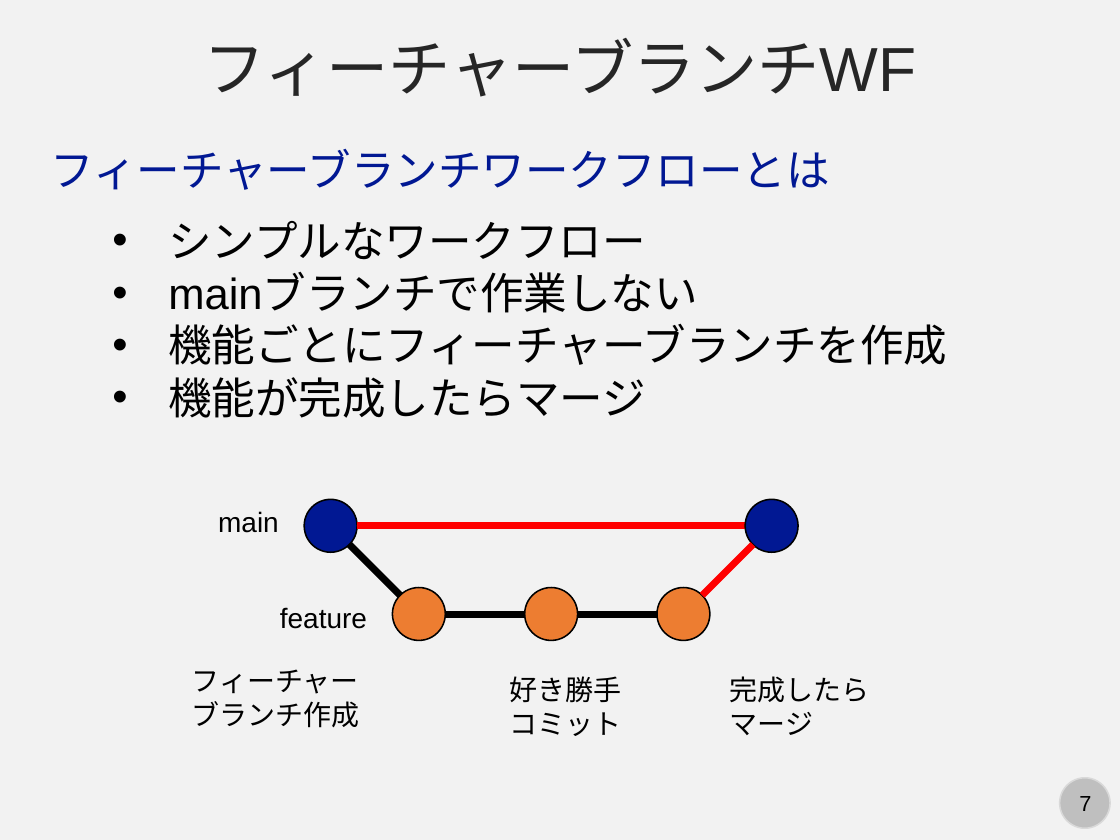
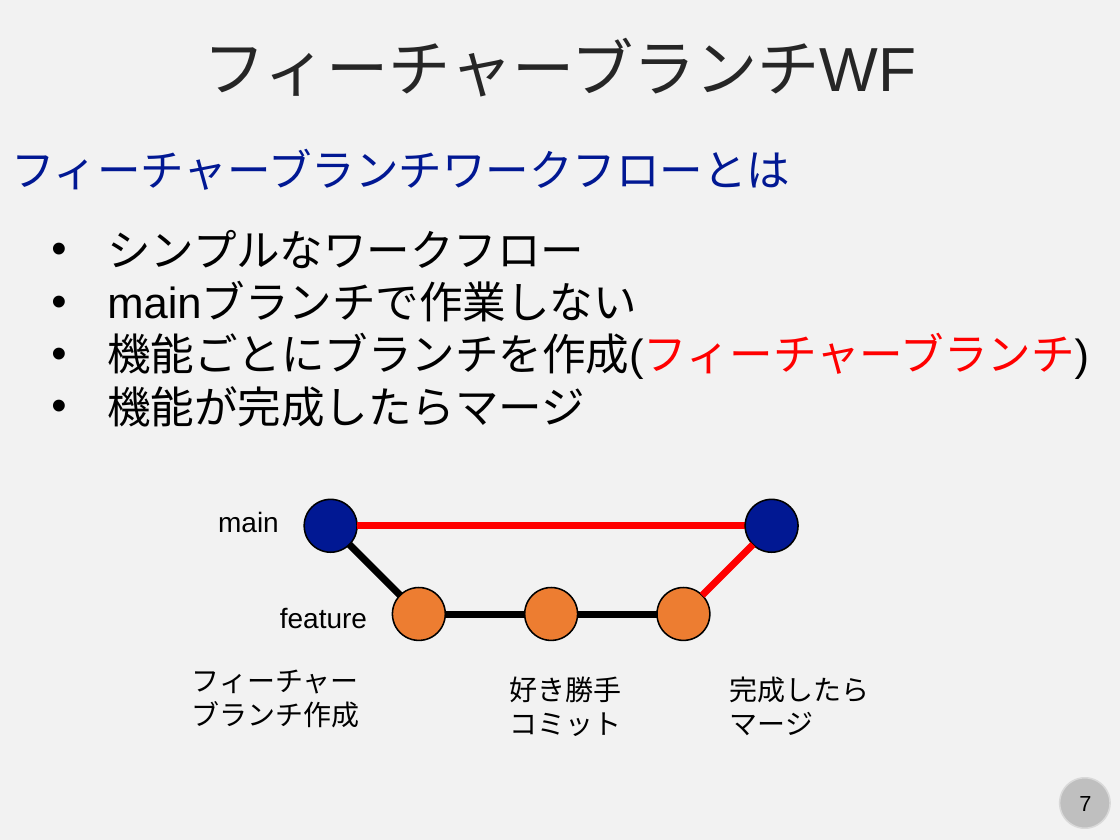
Before and after one commit to kaityo256/github, a slide deck: slide 7 of branch/fig/slide.pptx. Drawn at 1120x840 pixels with LibreOffice and Linux fonts; fonts in the diff are those of the drawing. Boxes give left, top, right and bottom in pixels: in the first picture for what was removed or moved away, otherwise in the second. Text is boxed around its words. In the diff, an @@ line names an element or a change of style, - is before the commit and + after.

Commit message:
ブランチ操作のスライド作り終わった

```diff
--- a/branch/fig/slide.pptx
+++ b/branch/fig/slide.pptx
@@ text "フィーチャーブランチワークフローとは": place and size @@
-text "フィーチャーブランチワークフローとは" at <box>51,149,830,190</box>
+text "フィーチャーブランチワークフローとは" at <box>11,149,790,190</box>
@@ text "シンプルなワークフロー": place and size @@
-text "シンプルなワークフロー" at <box>168,221,947,418</box>
+text "シンプルなワークフロー" at <box>107,230,1089,427</box>
@@ text at <box>107,333,1089,379</box>: text changed @@
-• 機能ごとにフィーチャーブランチを作成
+• 機能ごとにブランチを作成(フィーチャーブランチ)
```
Also in this commit, not shown: 2 other slides changed, 18 slides added, 1 other file.
